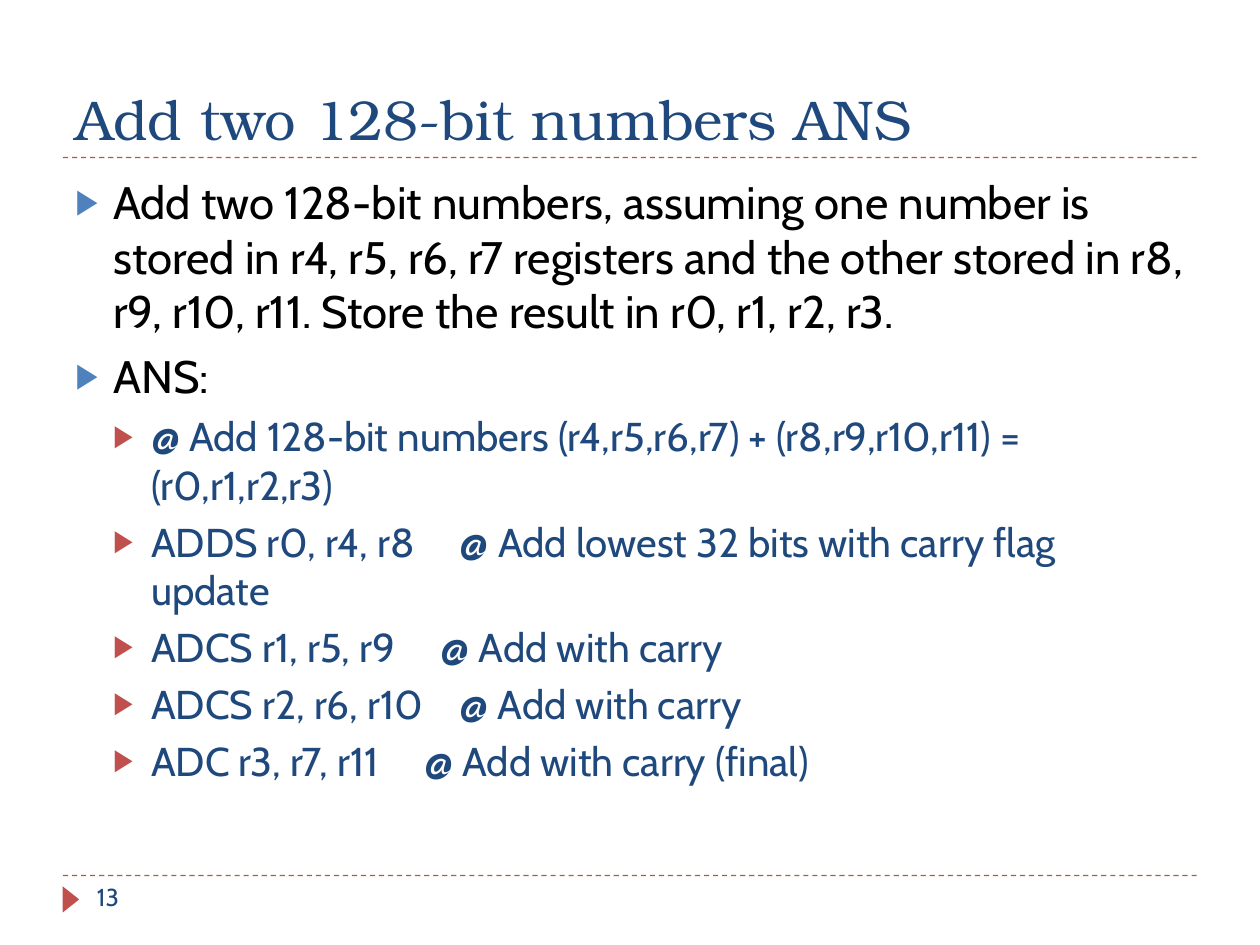
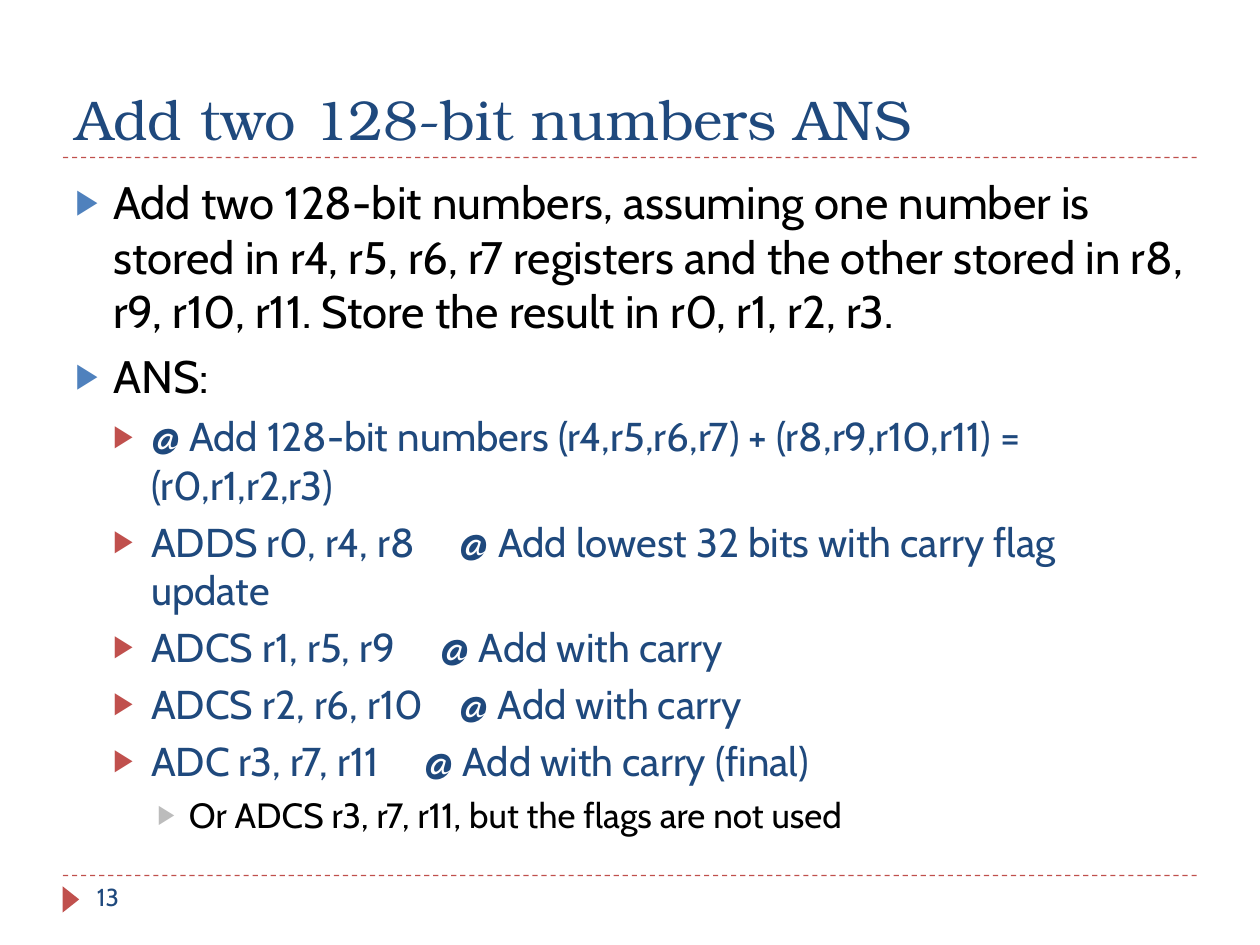
Before and after one commit to guhofstra/CSC111Fa25, a slide deck: slide 13 of PPTs/Ch4_ARM_Arithmetic_Logic_Exercises_ANS.pptx. Drawn at 1260x945 pixels with LibreOffice and Linux fonts; fonts in the diff are those of the drawing. Boxes give left, top, right and bottom in pixels: in the first picture for what was removed or moved away, otherwise in the second. Text is boxed around its words. In the diff, an @@ line names an element or a change of style, - is before the commit and + after.

```diff
--- a/PPTs/Ch4_ARM_Arithmetic_Logic_Exercises_ANS.pptx
+++ b/PPTs/Ch4_ARM_Arithmetic_Logic_Exercises_ANS.pptx
@@ text at (x1=189, y1=801, x2=842, y2=836): paragraph added @@
+    ▶ Or ADCS r3, r7, r11, but the flags are not used
```
Also in this commit, not shown: 13 other slides changed, 2 slides added, 6 other files.
